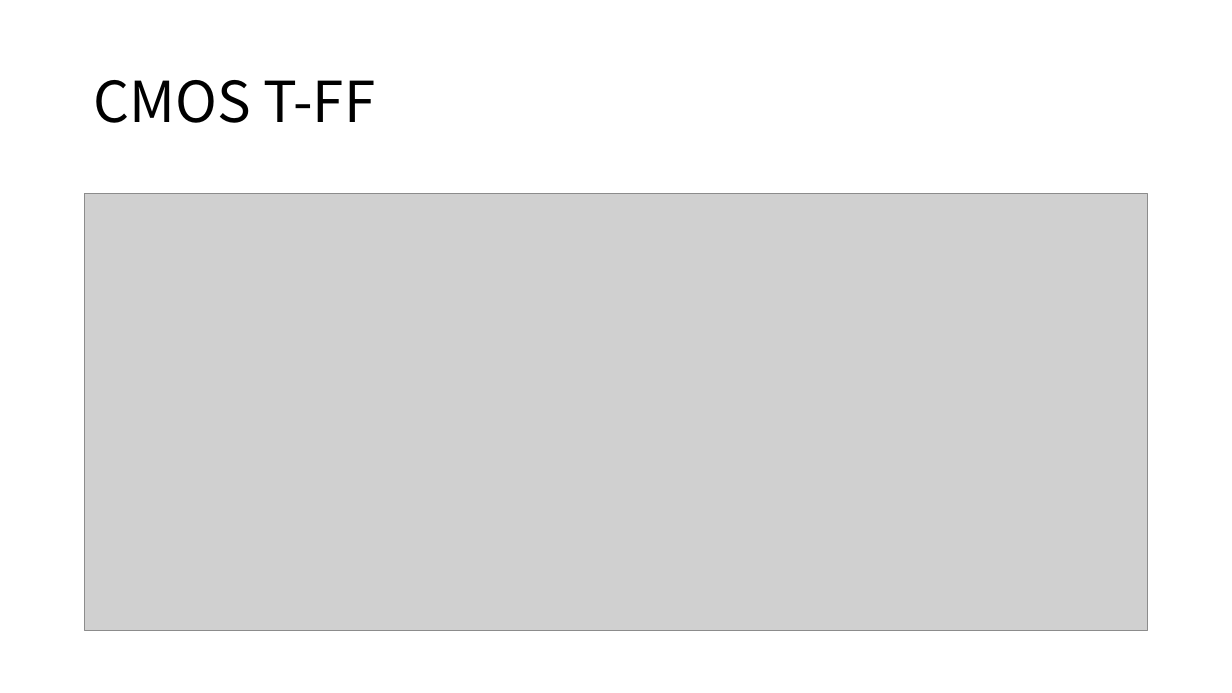
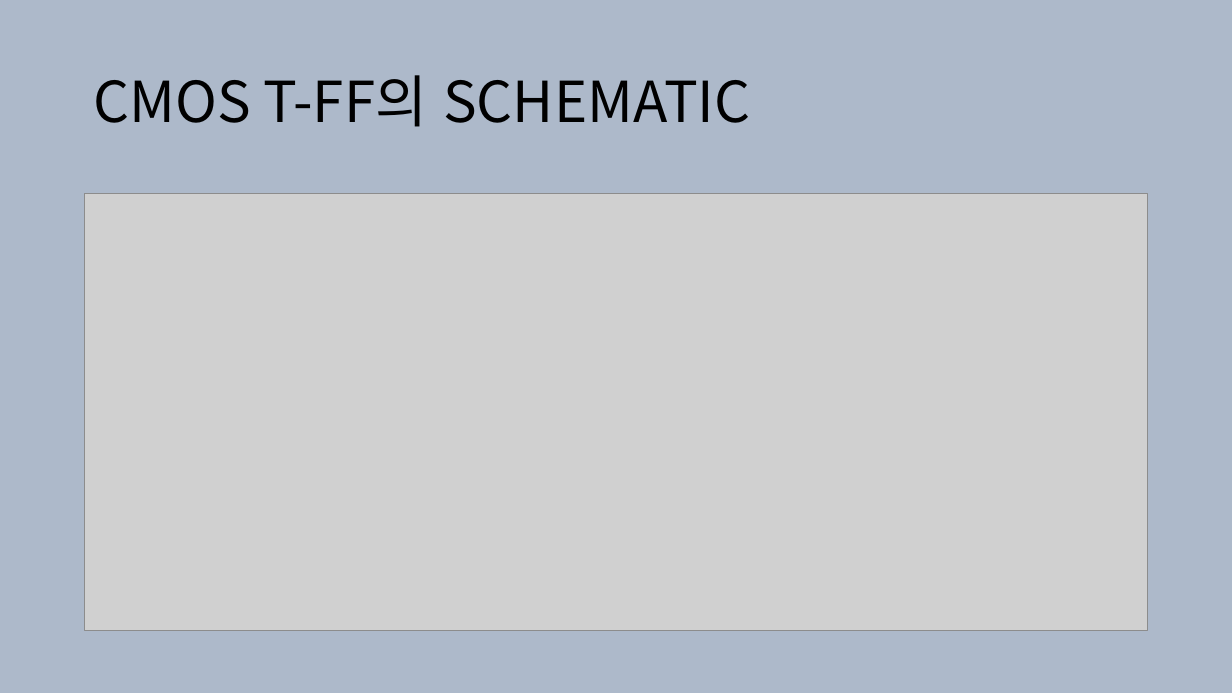
Before and after one commit to jwl1109/IOT, a slide deck: slide 10 of VLSI design 설계 실습/2025-05-28.pptx (slide 9 before the commit). Drawn at 1232x693 pixels with LibreOffice and Linux fonts; fonts in the diff are those of the drawing; grey boxes stand for pictures. Boxes give left, top, right and bottom in pixels: in the first picture for what was removed or moved away, otherwise in the second. Text is boxed around its words. In the diff, an @@ line names an element or a change of style, - is before the commit and + after.

```diff
--- a/VLSI design 설계 실습/2025-05-28.pptx
+++ b/VLSI design 설계 실습/2025-05-28.pptx
@@ background #FFFFFF to #ADB9CA @@
@@ title at [94,75,750,127]: text changed @@
-CMOS T-FF
+CMOS T-FF의 SCHEMATIC
```
Also in this commit, not shown: 12 other slides changed, 9 slides added, 8 slides removed, 4 other files.
